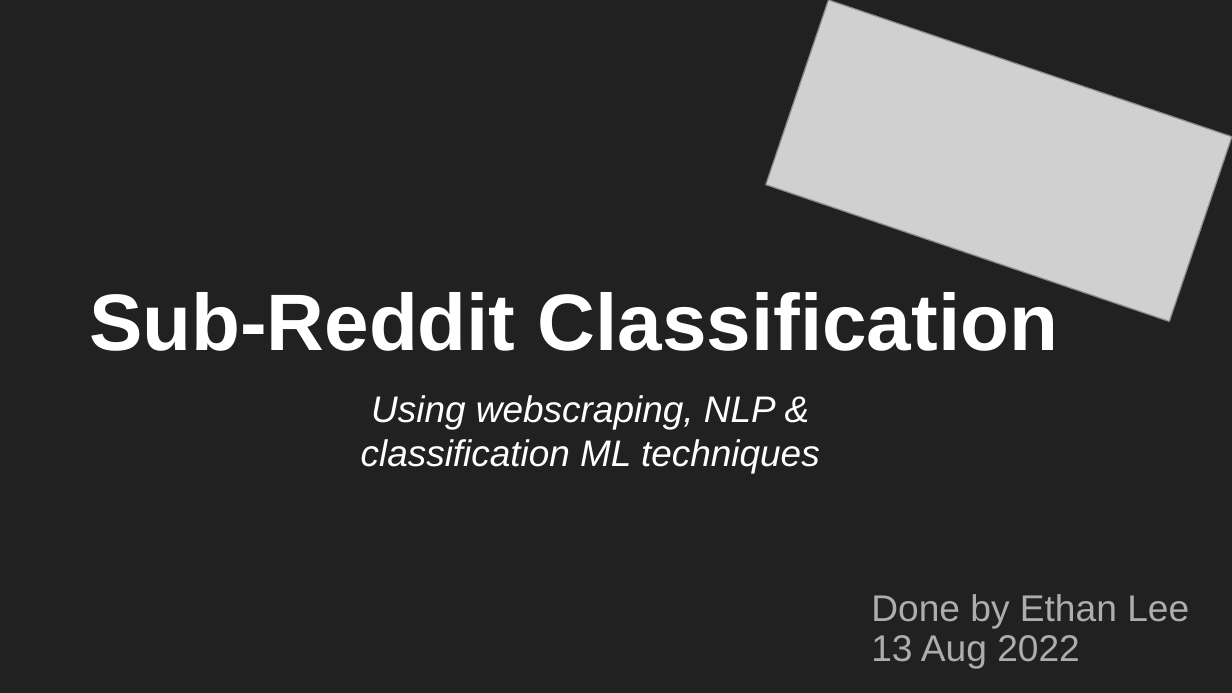
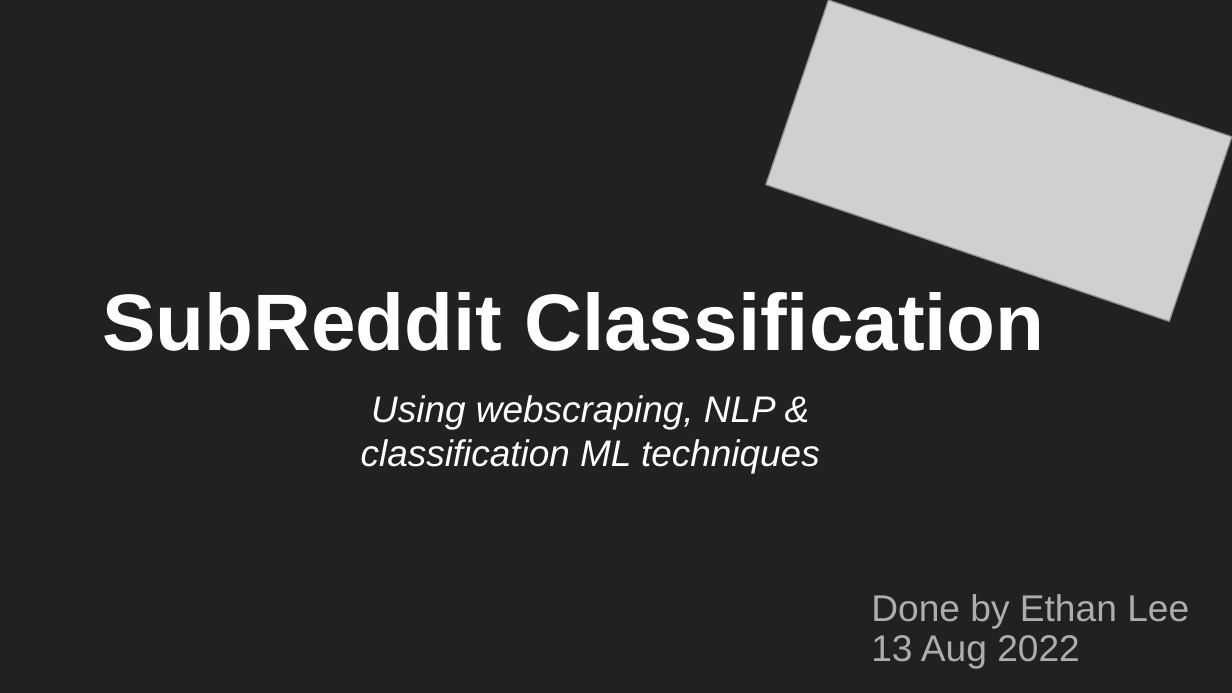
Before and after one commit to ethan-eplee/Subreddit-Classification, a slide deck: slide 1 of presentation/NLP SubReddit Classification.pptx. Drawn at 1232x693 pixels with LibreOffice and Linux fonts; fonts in the diff are those of the drawing; grey boxes stand for pictures. Boxes give left, top, right and bottom in pixels: in the first picture for what was removed or moved away, otherwise in the second. Text is boxed around its words. In the diff, an @@ line names an element or a change of style, - is before the commit and + after.

```diff
--- a/presentation/NLP SubReddit Classification.pptx
+++ b/presentation/NLP SubReddit Classification.pptx
@@ title at <box>102,292,1044,351</box>: text changed @@
-Sub-Reddit Classification
+SubReddit Classification
```
Also in this commit, not shown: 7 other slides changed, 3 slides added, 2 other files.
